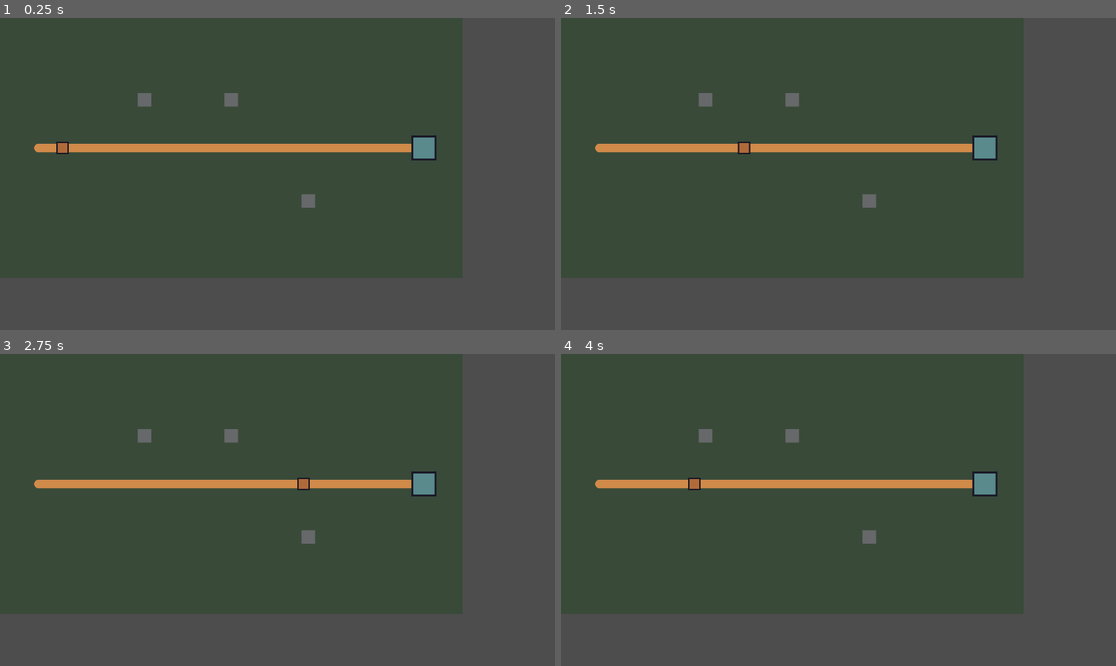
Above: before the commit, frames 1-4 (two rows, left to right).
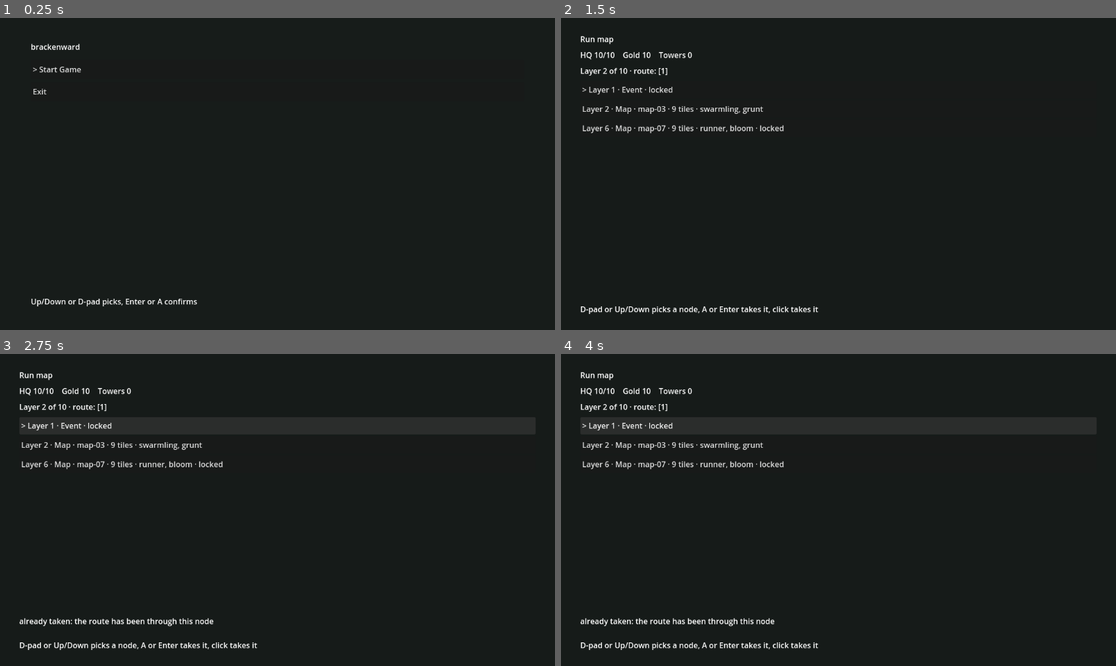
Above: after the commit, the same moments.

Repository: Guibrush/brackenward
Game: Godot game, scene res://scenes/boot.tscn
Two runs of this game, one before a commit and one after it. Both use one fixed random seed, a clock stepped at 60 frames per second and the inputs below. Before the commit the project starts from res://scenes/main.tscn.
Inputs (mouse positions are in pixels of both pictures, inside the frame that each line leads up to):
- Up to frame 1 (0.25 s): no input
- Up to frame 2 (1.5 s): click (838, 71) at 0.5 s, where only the run after the commit has a clickable "> Start Game"; click (838, 108) at 1.25 s, where only the run after the commit has a clickable "Layer 1 · Event"
- Up to frame 3 (2.75 s): click (277, 425) at 2 s, where only the run after the commit has a clickable "> Layer 1 · Event · locked"
- Up to frame 4 (4 s): click (838, 444) at 2.75 s, where only the run after the commit has a clickable "Layer 2 · Map · map-03 · 9 ti…"; click (838, 425) at 3.5 s, where only the run after the commit has a clickable "Layer 1 · Event · locked"

The runs differ from the first frame. In frame 1, 100% of the frame differs, in the area x 0-100%, y 0-100%; in frame 2, 100%; in frame 3, 99%; in frame 4, 99%.

Commit message:
feat(gate): smoke measures the session; the game boots into the menu
G2.1 asks for a headless run of 300 seconds without a crash or an error line. smoke.ps1 was reading the last ARENA_SUMMARY's seconds, which is one arena's lifetime - fine while the main scene was an arena, wrong now that a run ends and restarts.

It now reads BOOT_SESSION.seconds when present and falls back to ARENA_SUMMARY when absent, printing which source it used so a silent fallback cannot weaken the criterion. G2.1.2 and G2.1.3 still read the arena because they are level properties. The 300s constant is unchanged.

run/main_scene now points at the boot scene, and smoke passes --autostart so a level opens; a menu-only run would still fail the stuck check.

Full run: 4/4, source: session, 299.87s, 18 runs, 17 restarts, last arena stuck 0, zero error lines. Both fallback branches demonstrated on copies with hash-identical real tree. Short probe still fails check 4 by design. The game still launches into the menu and exits cleanly.

Agent: eng/tools
Task: T-0055

Diff:
--- a/project.godot
+++ b/project.godot
@@ -3,9 +3,13 @@
 ; Hand-authored and deliberately minimal: this file makes the project exist, name
 ; itself, and declare the scene the game boots into. There are no autoloads.
 ;
-; `run/main_scene` is what `scripts/gate/smoke.ps1` runs (G2.1). It points at the
-; arena, which prints ARENA_SUMMARY so the gate can check the scene's own
-; counters instead of trusting the exit code (L-035). See tasks/T-0026.md.
+; `run/main_scene` is the game's entry point: the boot scene (T-0052, T-0055). It
+; owns the menu, one run at a time, and the quit path, and it prints the session's
+; own measurement - `BOOT_SESSION` - once at quit. `scripts/gate/smoke.ps1` (G2.1)
+; runs this scene, which is the only entry point the player sees first, and judges
+; the duration on that session line (ADR-0007). Running the arena alone is still
+; possible by naming it on the command line; the gate does not, because a scene the
+; player never boots first is not what the stability criterion is about.
 ;
 ; Engine in use: Godot 4.7.2 stable (ADR-0001). config_version=5 is the Godot 4
 ; format. See tasks/T-0001.md.
@@ -15,7 +19,7 @@
 [application]
 
 config/name="brackenward"
-run/main_scene="res://scenes/main.tscn"
+run/main_scene="res://scenes/boot.tscn"
 
 ; T-0051 - gamepad bindings the game owns.
 ;
Not shown, changed: scripts/gate/smoke.ps1
